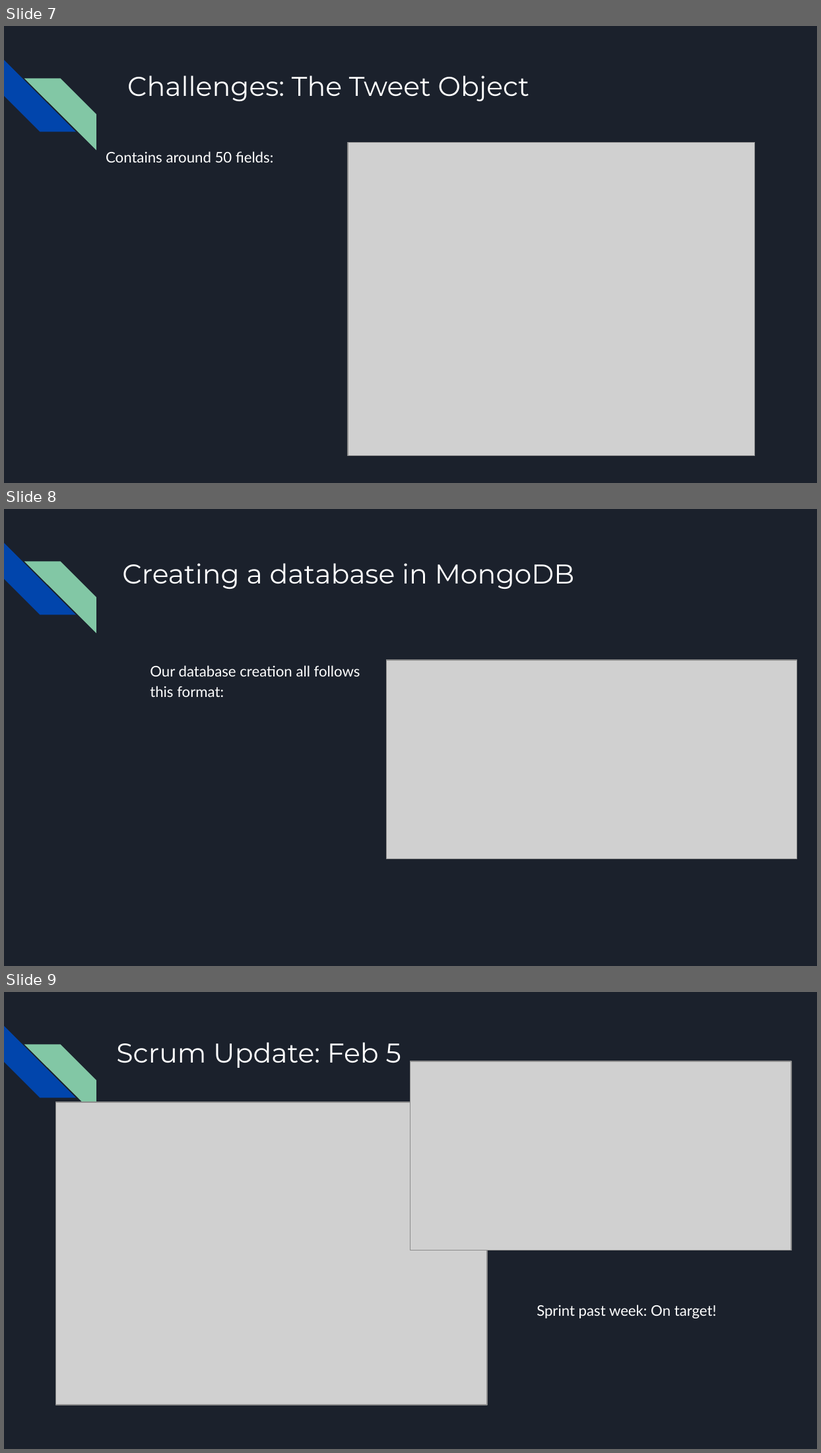
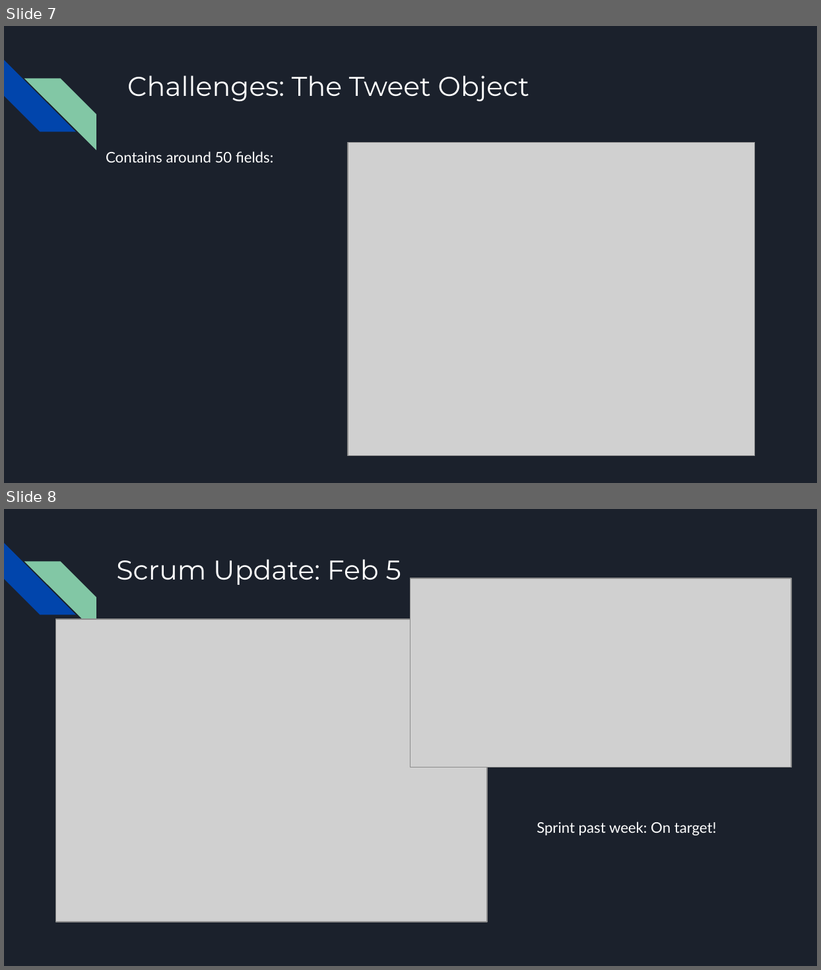
Before and after one commit to JoshCMoore/Massmine-for-the-Masses, a slide deck: documentation/slides/PresentationFeb7.pptx. Shown one above the other, each under a label of ours: slides 7, 8 and 9 before the commit, slides 7 and 8 after it. The pictures are 821x1453 and 821x970 pixels, drawn with LibreOffice and Linux fonts; fonts in the diff are those of the drawing; grey boxes stand for pictures. Boxes give left, top, right and bottom in pixels: in the first picture for what was removed or moved away, otherwise in the second. Text is boxed around its words. In the diff, an @@ line names an element or a change of style, - is before the commit and + after.

Commit message:
Updated presentation to remove code segment

```diff
--- a/documentation/slides/PresentationFeb7.pptx
+++ b/documentation/slides/PresentationFeb7.pptx
@@ slide 8 removed at (4,509,817,966), background #1B212C; not listed: 2 template elements that a slide beside it also shows @@
@@ title removed at (122,563,575,589) @@
-Creating a database in MongoDB
@@ text removed at (150,665,360,697) @@
-Our database creation all follows this format:
@@ picture removed at (386,660,797,859) @@
@@ what was slide 9 is now slide 8 @@
```
